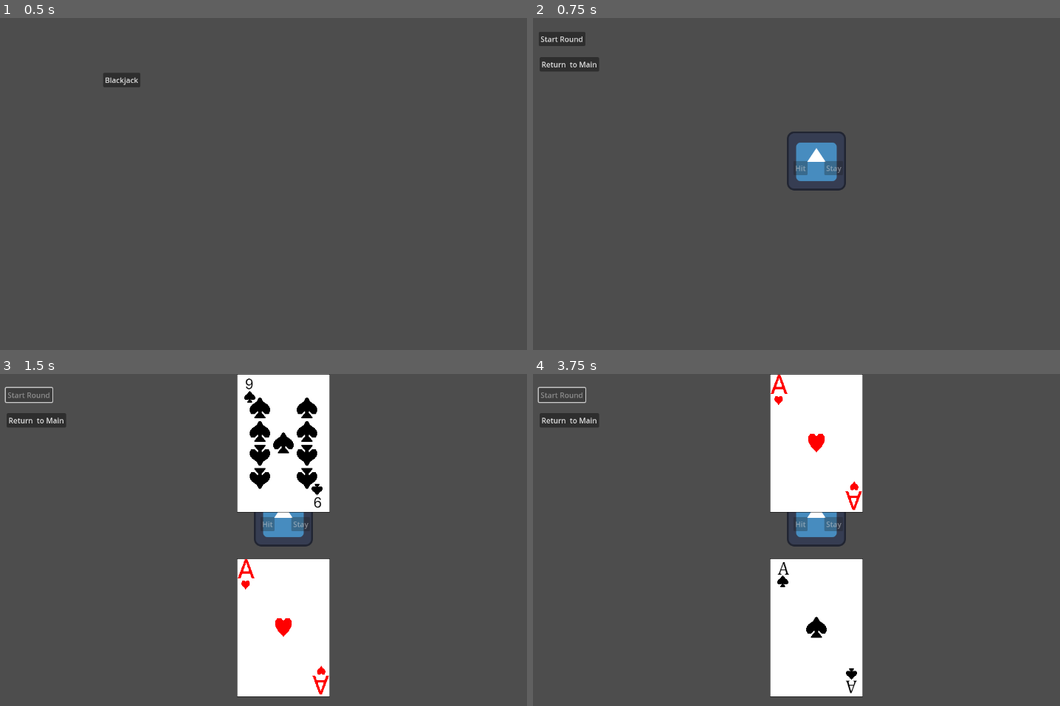
Above: before the commit, frames 1-4 (two rows, left to right).
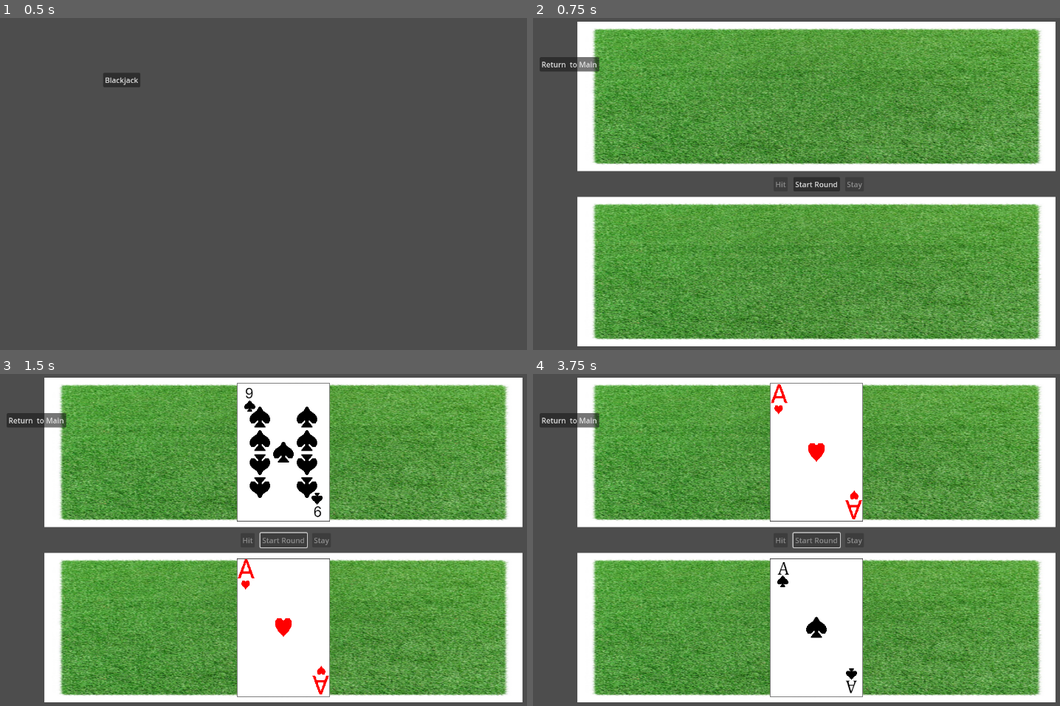
Above: after the commit, the same moments.

Repository: OwenFrakes/congressAppChallenge
Game: Godot game, scene res://Scenes/playerMovement.tscn
The game is run twice, just before and just after one commit, with the same random seed, the same clock (stepped at 60 frames per second) and the same inputs. The engine's default icon, where the game draws it, is replaced by a stand-in: a white triangle on a blue panel in a dark square.
Inputs:
- Up to frame 1 (0.5 s): no input
- Up to frame 2 (0.75 s): click "Blackjack" at 0.5 s
- Up to frame 3 (1.5 s): click "Start Round" at 1.25 s
- Up to frame 4 (3.75 s): click "Return to Main" at 2 s; click "Blackjack" at 2.75 s; click "Start Round" at 3.5 s

Frame 1 is identical in both runs. In frame 2, 83% of the frame differs, in the area x 1-100%, y 1-99%; in frame 3, 70%; in frame 4, 69%.

Commit message:
Nicer Blackjack
Added mats, and made the code easier to read.

Diff:
--- a/Scenes/blackjack.tscn
+++ b/Scenes/blackjack.tscn
@@ -3,7 +3,7 @@
 [ext_resource type="Script" path="res://Scripts/black_jack_dealer.gd" id="1_ic5ah"]
 [ext_resource type="Script" path="res://Scripts/player.gd" id="2_h7nlf"]
 [ext_resource type="Script" path="res://Scripts/player_mover.gd" id="3_wl8o3"]
-[ext_resource type="Texture2D" uid="uid://dxiid5fb4k47q" path="res://Resources/icon.svg" id="4_tjweg"]
+[ext_resource type="Texture2D" uid="uid://bmdaurgbuqqbu" path="res://Resources/GreenMat.jpg" id="4_vls64"]
 
 [node name="Node2D" type="Node2D"]
 
@@ -11,10 +11,10 @@
 script = ExtResource("1_ic5ah")
 
 [node name="StartButton" type="Button" parent="."]
-offset_left = 38.0
-offset_top = 30.0
-offset_right = 139.0
-offset_bottom = 61.0
+offset_left = 590.0
+offset_top = 345.0
+offset_right = 691.0
+offset_bottom = 376.0
 text = "Start Round"
 
 [node name="Camera2D" type="Camera2D" parent="."]
@@ -22,19 +22,19 @@
 
 [node name="HitButton" type="Button" parent="."]
 z_index = 2
-offset_left = 590.0
-offset_top = 310.0
-offset_right = 621.0
-offset_bottom = 341.0
+offset_left = 547.0
+offset_top = 345.0
+offset_right = 578.0
+offset_bottom = 376.0
 disabled = true
 text = "Hit"
 
 [node name="StayButton" type="Button" parent="."]
 z_index = 2
-offset_left = 657.0
-offset_top = 310.0
-offset_right = 698.0
-offset_bottom = 341.0
+offset_left = 702.0
+offset_top = 345.0
+offset_right = 743.0
+offset_bottom = 376.0
 disabled = true
 text = "Stay"
 
@@ -50,9 +50,17 @@
 "
 script = ExtResource("3_wl8o3")
 
-[node name="Sprite2D" type="Sprite2D" parent="."]
-position = Vector2(640, 310)
-texture = ExtResource("4_tjweg")
+[node name="TopMat" type="Sprite2D" parent="."]
+z_index = -1
+position = Vector2(640, 170)
+scale = Vector2(2, 0.9)
+texture = ExtResource("4_vls64")
+
+[node name="BottomMat" type="Sprite2D" parent="."]
+z_index = -1
+position = Vector2(640, 550)
+scale = Vector2(2, 0.9)
+texture = ExtResource("4_vls64")
 
 [connection signal="pressed" from="StartButton" to="BlackJackDealer" method="_on_start_button_pressed"]
 [connection signal="pressed" from="HitButton" to="BlackJackDealer" method="_on_hit_button_pressed"]
--- a/Scripts/black_jack_dealer.gd
+++ b/Scripts/black_jack_dealer.gd
@@ -4,11 +4,13 @@
 var dealer : Gambler
 
 func _ready():
+	#They may exist in script, but not the node tree, add them as children to actually use them.
 	dealer = Gambler.new()
 	add_child(dealer)
 	playerRef = Gambler.new()
 	add_child(playerRef)
 
+# Stage 1, 2 cards each, dealer has 1 face down. ---------------------------------------------------------
 func startRound():
 	#Make sure no other cards are in their hands, for whatever reason.
 	dealer.clearHand()
@@ -53,37 +55,41 @@
 	#Turn on the hit / stay buttons, after .5 second timeout/sleep.
 	await wait(.5)
 	#From here player chooses to hit or stay.
-	toggleHitStay(true)
+	toggleHitStay(true) # End of startRound() ------------------------------------------------------------
 
-#The screen is 1152 pixels wide. And 648 Tall.
-#Arranges the dealer's hand.
-func arrangeDealerHand():
-	var dealerHand = dealer.getHand()
-	var dealerPos = 0 # Shifts each of the cards over.
-	var dVisLayer = 1 # Changes the order the cards are seen when overlaping.
-	var dCardOffset = ((101 * (len(dealer.getHand()) - 1))) / 2
-	for card in dealerHand:
-		card.updateCardFace()
-		card.position = Vector2(((1280.0/2.0) - dCardOffset + dealerPos), 150)
-		card.set_z_index(dVisLayer)
-		dVisLayer += 1
-		dealerPos += 101
-		print("Dealer" + card.getSuit() + " " + str(card.getValue()))
+# Player hits, or stays.
+# Add a card to the players hand, arrange, then check for blackjack or bust.
+func playerHit():
+	playerRef.getCard(true)
+	arrangePlayerHand()
+	checkHand()
 
-#Arranges the player's hand.
-func arrangePlayerHand():
-	var playerHand = playerRef.getHand()
-	var playerPos = 0 # Shifts each of the cards over.
-	var pVisLayer = 1 # Changes the order the cards are seen when overlaping.
-	var pCardOffset = ((101 * (len(dealer.getHand()) - 1))) / 2
-	for card in playerHand:
-		card.updateCardFace()
-		card.position = Vector2(((1280.0/2.0) - pCardOffset + playerPos), 550)
-		card.set_z_index(pVisLayer)
-		pVisLayer += 1
-		playerPos += 101
-		print(card.position)
-		print("Player" + card.getSuit() + " " + str(card.getValue()))
+# Progress to final stage of blackjack. ------------------------------------------------------------------
+# The play cannot stay with bust cards. So their hand is always valid, no need to bust check the player.
+func playerStay():
+
+	#Reveals dealer's face down card.
+	toggleHitStay(false)
+	#Face down card will be the first one in the dealer's hand until further cards are added.
+	dealer.getHand()[0].faceUp = true
+	dealer.getHand()[0].updateCardFace()
+	await wait(.5)
+
+	#If dealer's hand total is 16 or lower, get another card.
+	#Else, check for bust, then check against player's hand total.
+	while(handTotal(dealer.getHand()) <= 16):
+		dealer.getCard(true)
+		arrangeDealerHand()
+		await wait(.5)
+
+	if(handTotal(dealer.getHand()) > 21):
+		print("Dealer bust")
+	elif(handTotal(dealer.getHand()) > handTotal(playerRef.getHand())):
+		print("Player lost"+ str(handTotal(playerRef.getHand()))+"|Dealer's hand" + str(handTotal(dealer.getHand())))
+	else:
+		print("Player won over dealer. " + str(handTotal(playerRef.getHand())))
+
+	toggleStartBtn(true) # End of playerStay() ----------------------------------------------------------
 
 # Gets the total of a given hand, needs a hand as a parameter.
 func handTotal(hand):
@@ -124,45 +130,35 @@
 		$"../HitButton".disabled = true
 		$"../StayButton".disabled = true
 
-# Add a card to the players hand, arrange, then check for blackjack or bust.
-func playerHit():
-	playerRef.getCard(true)
-	arrangePlayerHand()
-	checkHand()
+#The screen is 1280 pixels wide. And 720 tall.
+#Arranges the dealer's hand.
+func arrangeDealerHand():
+	var dealerHand = dealer.getHand()
+	var dealerPos = 0 # Shifts each of the cards over.
+	var dVisLayer = 1 # Changes the order the cards are seen when overlaping.
+	var dCardOffset = ((101 * (len(dealerHand) - 1))) / 2 # Positions the group of cards dead center on x.
+	for card in dealerHand:
+		card.updateCardFace()
+		card.position = Vector2(((1280.0/2.0) - dCardOffset + dealerPos), 150 + 20)
+		card.set_z_index(dVisLayer)
+		dVisLayer += 1
+		dealerPos += 101
+		print("Dealer" + card.getSuit() + " " + str(card.getValue()))
 
-# Progress to final stage of blackjack.
-func playerStay():
-
-	#Reveals dealer's face down card.
-	toggleHitStay(false)
-	for card in dealer.getHand():
-		card.faceUp = true
+#Arranges the player's hand.
+func arrangePlayerHand():
+	var playerHand = playerRef.getHand()
+	var playerPos = 0 # Shifts each of the cards over.
+	var pVisLayer = 1 # Changes the order the cards are seen when overlaping.
+	var pCardOffset = ((101 * (len(playerHand) - 1))) / 2
+	for card in playerHand:
 		card.updateCardFace()
-	arrangeDealerHand()
-
-	await wait(.5)
-
-	#If dealer's hand total is 16 or lower, get another card.
-	#Else, check for bust, then check against player's hand total.
-
-	while(handTotal(dealer.getHand()) <= 16):
-		dealer.getCard(true)
-		arrangeDealerHand()
-		await wait(.5)
-
-	if(handTotal(dealer.getHand()) > 21):
-		print("Dealer bust")
-	elif(handTotal(dealer.getHand()) > handTotal(playerRef.getHand())):
-		print("Player lost"+ str(handTotal(playerRef.getHand()))+"|Dealer's hand" + str(handTotal(dealer.getHand())))
-	else:
-		print("Player won over dealer. " + str(handTotal(playerRef.getHand())))
-
-
-	toggleStartBtn(true)
-
-func closeRound():
-
-	pass
+		card.position = Vector2(((1280.0/2.0) - pCardOffset + playerPos), (720 - 150) - 20)
+		card.set_z_index(pVisLayer)
+		pVisLayer += 1
+		playerPos += 101
+		print(card.position)
+		print("Player" + card.getSuit() + " " + str(card.getValue()))
 
 func wait(seconds: float):
 	await get_tree().create_timer(seconds).timeout
Binary file added: Resources/GreenMat.jpg
Not shown, added: Resources/GreenMat.jpg.import
